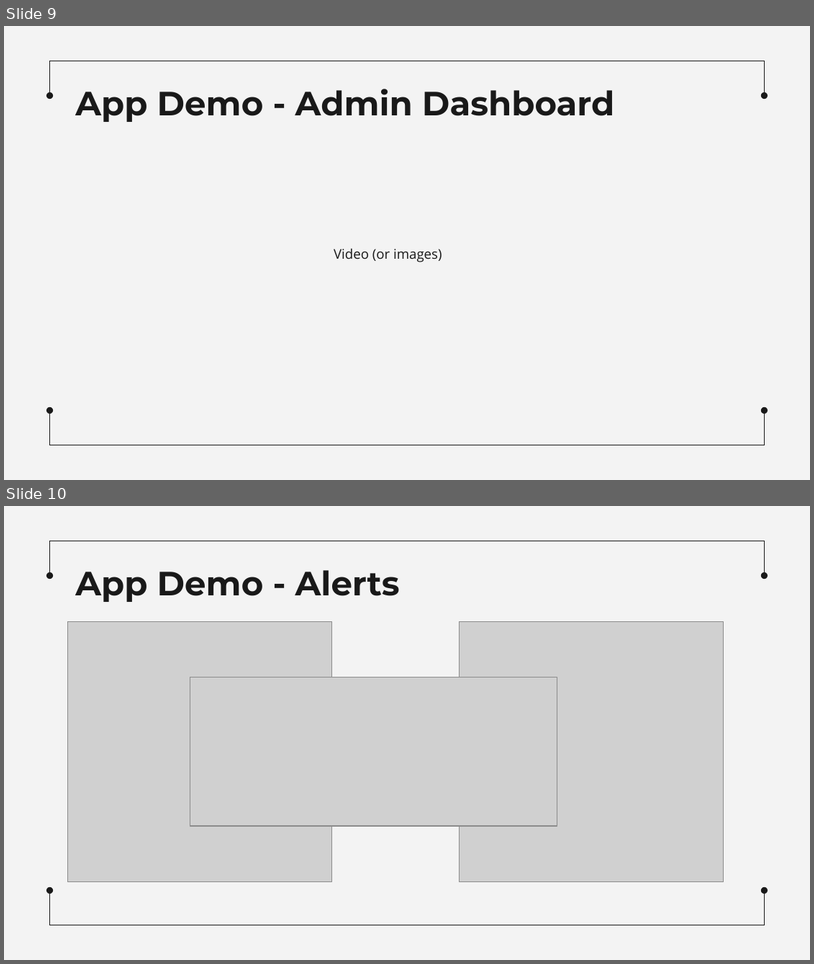
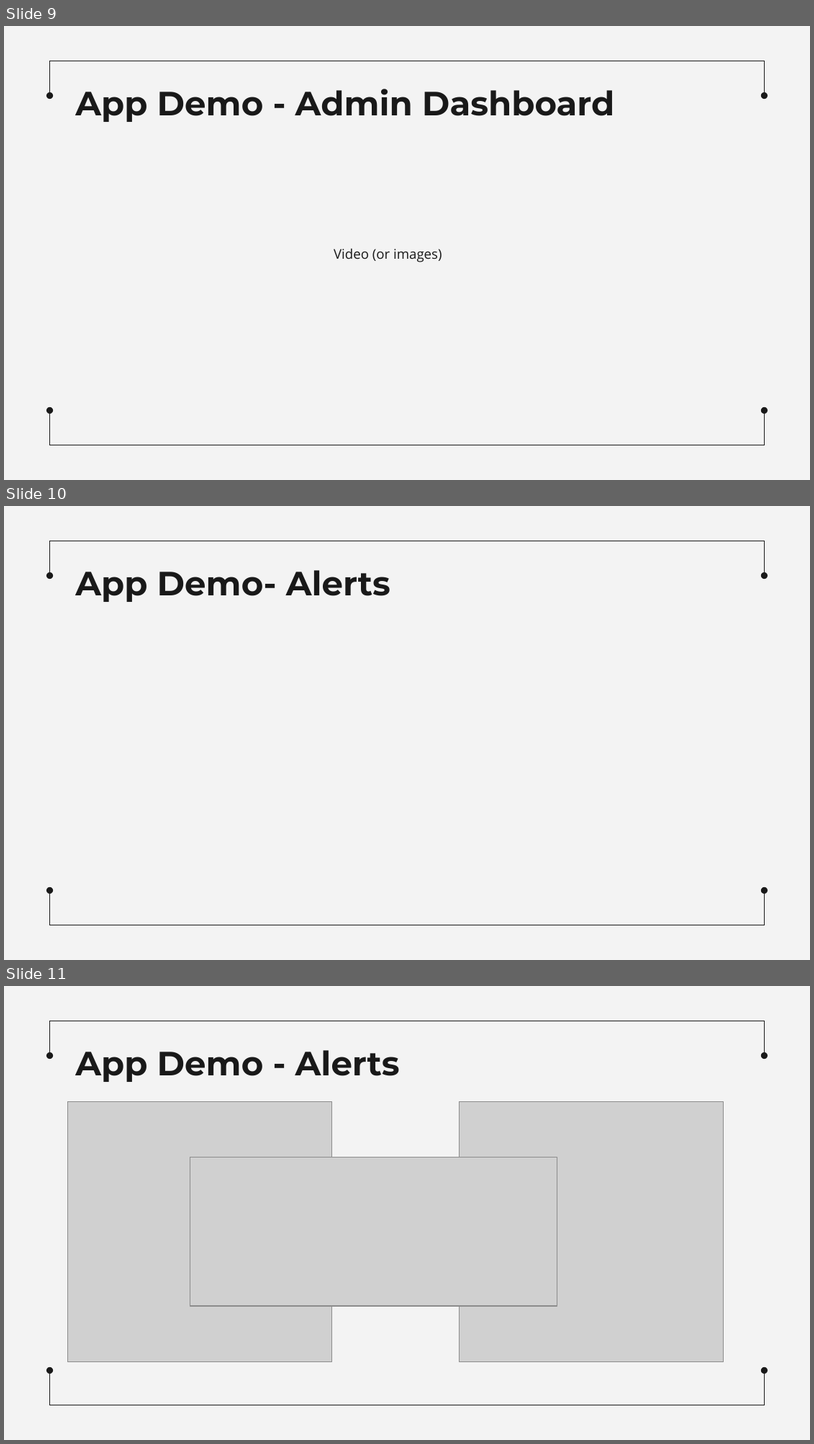
Before and after one commit to StavropoulosK/Internet-of-Things--Smart-City-Parking--Mqtt--Websockets--Grafana--Influxdb, a slide deck: Presentations/Final/Smart City Parking Final.pptx. Shown one above the other, each under a label of ours: slides 9 and 10 before the commit, slides 9, 10 and 11 after it. The pictures are 814x964 and 814x1444 pixels, drawn with LibreOffice and Linux fonts; fonts in the diff are those of the drawing; grey boxes stand for pictures. Boxes give left, top, right and bottom in pixels: in the first picture for what was removed or moved away, otherwise in the second. Text is boxed around its words. In the diff, an @@ line names an element or a change of style, - is before the commit and + after.

```diff
--- a/Presentations/Final/Smart City Parking Final.pptx
+++ b/Presentations/Final/Smart City Parking Final.pptx
@@ slide 10 added at <box>4,506,810,960</box>, background #F3F3F3; not listed: 6 template elements that a slide beside it also shows @@
@@ title added at <box>75,570,391,602</box>, 30 pt, text #191919, bold @@
+App Demo- Alerts
@@ what was slide 10 is now slide 11 @@
```
Also in this commit, not shown: 3 slides changed, 2 other slides added, 1 slide removed.
